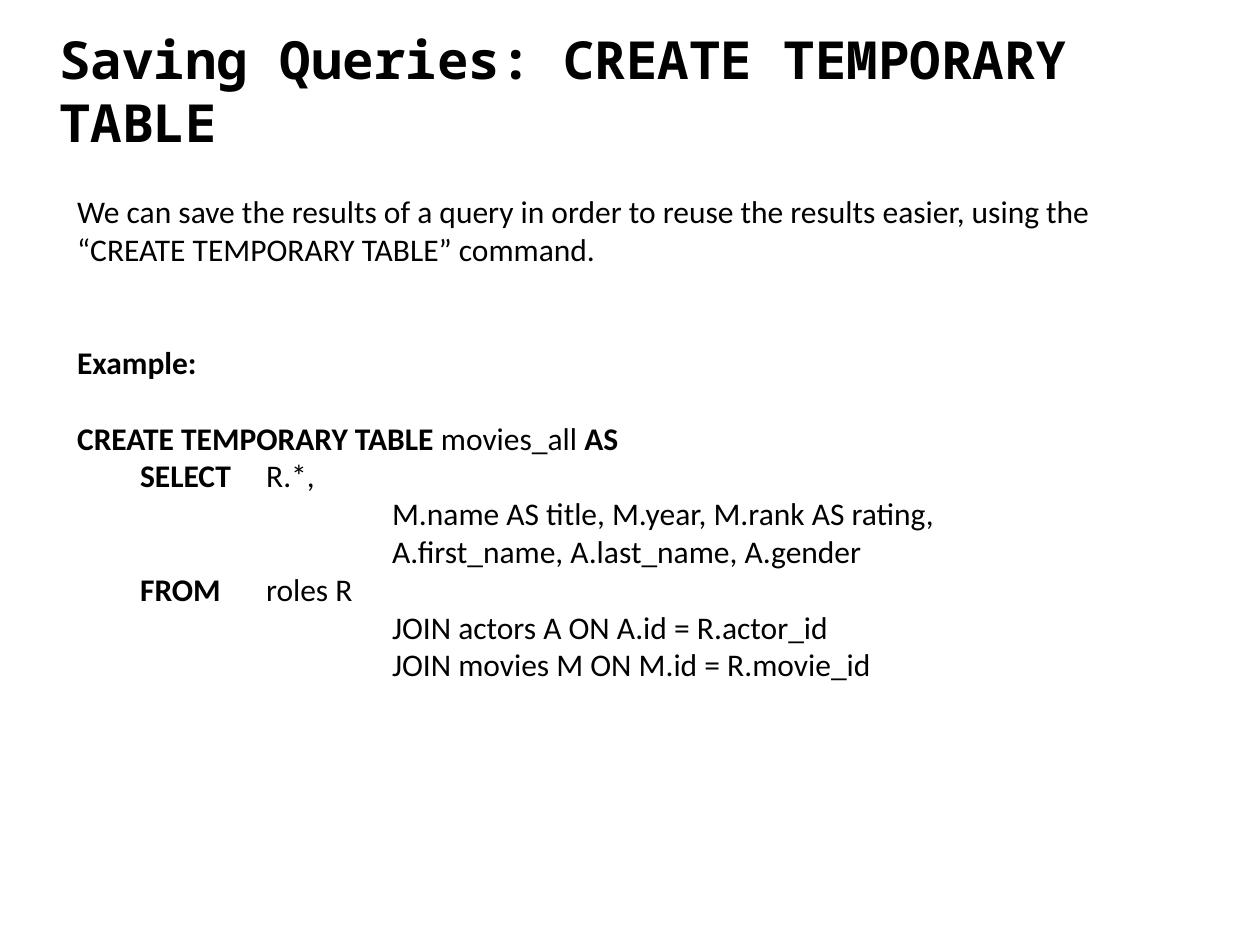
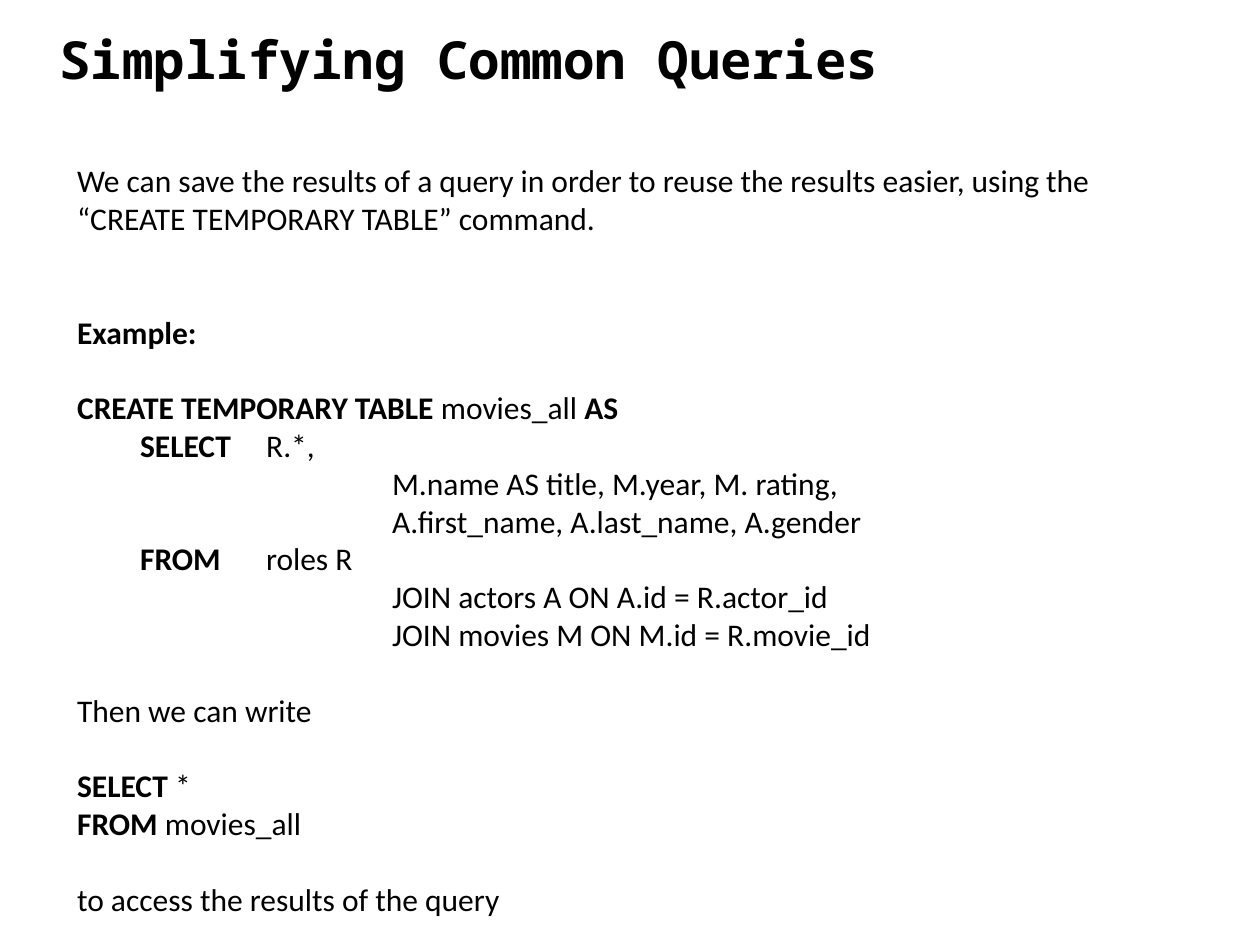
Before and after one commit to ipeirotis/introduction-to-databases, a slide deck: slide 10 of session6/F-SQL_Subqueries.pptx (slide 3 before the commit). Drawn at 1260x945 pixels with LibreOffice and Linux fonts; fonts in the diff are those of the drawing. Boxes give left, top, right and bottom in pixels: in the first picture for what was removed or moved away, otherwise in the second. Text is boxed around its words. In the diff, an @@ line names an element or a change of style, - is before the commit and + after.

```diff
--- a/session6/F-SQL_Subqueries.pptx
+++ b/session6/F-SQL_Subqueries.pptx
@@ text at (59, 38, 878, 92): text changed @@
-Saving Queries: CREATE TEMPORARY TABLE
+Simplifying Common Queries
@@ text "We can save the results ...": place and size @@
-text "We can save the results ..." at (77, 201, 1089, 681)
+text "We can save the results ..." at (77, 170, 1089, 916)
@@ text at (392, 473, 838, 501): text changed @@
-  M.name AS title, M.year, M.rank AS rating,
+  M.name AS title, M.year, M. rating,
@@ text at (77, 700, 499, 916): paragraphs added @@
+Then we can write
+SELECT *
+FROM movies_all
+to access the results of the query
```
Also in this commit, not shown: 4 other slides changed, 7 slides added, 4 slides removed.
